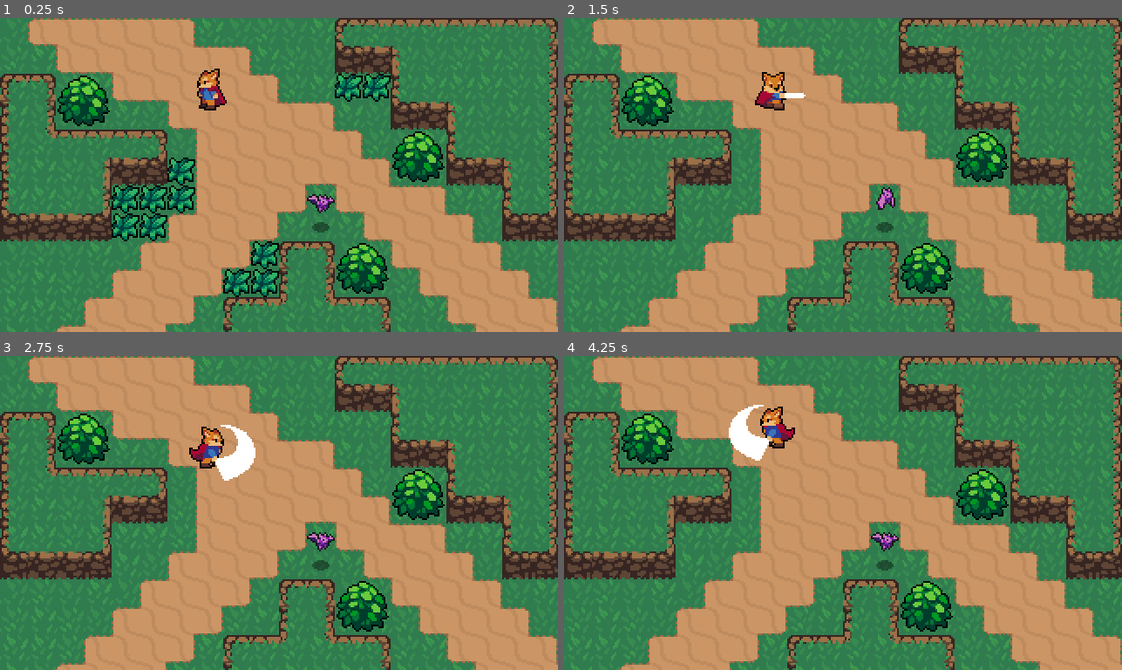
Above: before the commit, frames 1-4 (two rows, left to right).
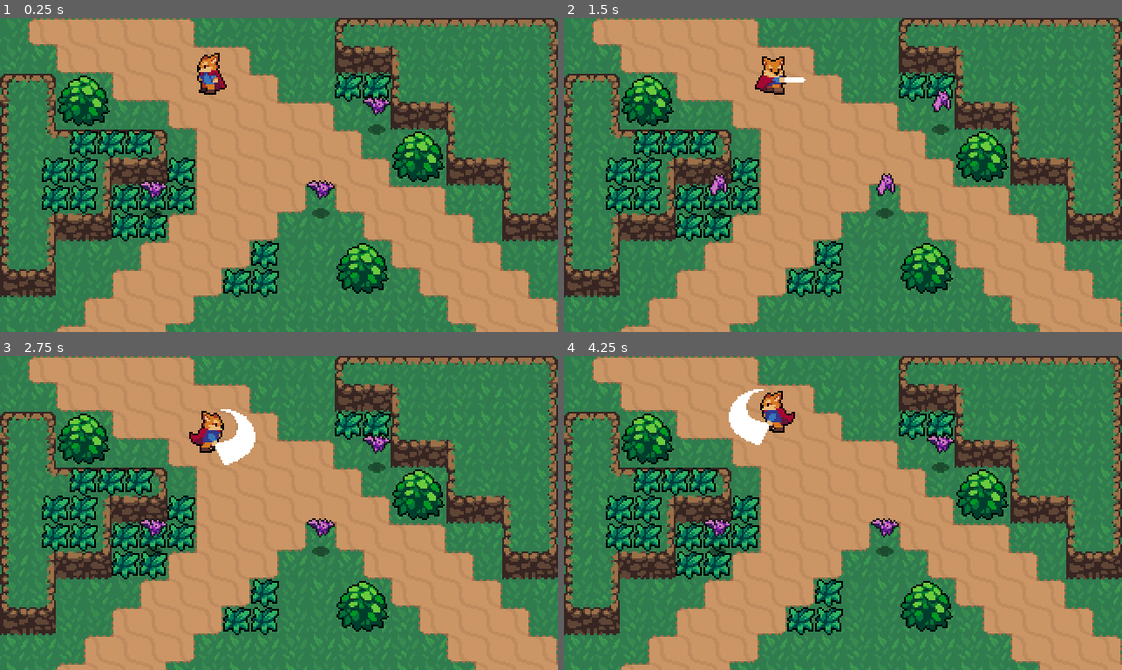
Above: after the commit, the same moments.

Repository: MSVP123/ActionRPG
Game: Godot game, scene res://World.tscn
Two runs of this game, one before a commit and one after it. Both use one fixed random seed, a clock stepped at 60 frames per second and the inputs below.
Inputs (mouse positions are in pixels of both pictures, inside the frame that each line leads up to):
- Up to frame 1 (0.25 s): no input
- Up to frame 2 (1.5 s): move the mouse to (965, 159) at 0.52 s; hold D (right) 0.53-1.28 s; hold Right mouse button (attack) 0.53-1.28 s; move the mouse to (731, 190) at 1.27 s; hold S (backwords) from 1.28 s (still down); right-click (731, 190) at 1.35 s
- Up to frame 3 (2.75 s): move the mouse to (334, 443) at 2.02 s; release S (backwords) at 2.03 s; hold D (right) from 2.03 s (still down); hold Right mouse button (attack) from 2.03 s (still down)
- Up to frame 4 (4.25 s): move the mouse to (815, 575) at 2.77 s; release D (right) at 2.78 s; release Right mouse button (attack) at 2.78 s; hold W (forward) 2.78-3.53 s; right-click (815, 575) at 2.85 s; move the mouse to (1010, 560) at 3.52 s; hold A (left) from 3.53 s (still down); hold Right mouse button (attack) from 3.53 s (still down)

The runs differ from the first frame. In frame 1, 7.3% of the frame differs, in the area x 0-70%, y 11-100%; in frame 2, 11%; in frame 3, 12%, in the area x 0-70%, y 16-100%; in frame 4, 12%.

Commit message:
Hit/Hurtboxes + Layers/Masks

Diff:
--- a/Enemies/Bat/Bat.gd
+++ b/Enemies/Bat/Bat.gd
@@ -6,5 +6,5 @@
 	knockBack = knockBack.move_toward(Vector2.ZERO, 250 * delta)
 	knockBack = move_and_slide(knockBack)
 
-func _on_hurtBox_area_entered(area):
+func _on_hurtBox_area_entered(_area):
 	knockBack = Vector2.RIGHT * 120
--- /dev/null
+++ b/Overlap/hitBox.tscn
@@ -0,0 +1,7 @@
+[gd_scene format=2]
+
+[node name="hitBox" type="Area2D"]
+collision_layer = 0
+collision_mask = 0
+
+[node name="CollisionShape2D" type="CollisionShape2D" parent="."]
--- /dev/null
+++ b/Overlap/hurtBox.tscn
@@ -0,0 +1,7 @@
+[gd_scene format=2]
+
+[node name="hurtBox" type="Area2D"]
+collision_layer = 0
+collision_mask = 0
+
+[node name="CollisionShape2D" type="CollisionShape2D" parent="."]
--- a/Player/Player.tscn
+++ b/Player/Player.tscn
@@ -1,26 +1,12 @@
-[gd_scene load_steps=40 format=2]
+[gd_scene load_steps=41 format=2]
 
 [ext_resource path="res://Player/player.gd" type="Script" id=1]
 [ext_resource path="res://Player/Player.png" type="Texture" id=2]
+[ext_resource path="res://Overlap/hitBox.tscn" type="PackedScene" id=3]
 
 [sub_resource type="CapsuleShape2D" id=1]
 radius = 4.0
 height = 2.0
-
-[sub_resource type="Animation" id=27]
-length = 0.001
-tracks/0/type = "value"
-tracks/0/path = NodePath("Sprite:frame")
-tracks/0/interp = 1
-tracks/0/loop_wrap = true
-tracks/0/imported = false
-tracks/0/enabled = true
-tracks/0/keys = {
-"times": PoolRealArray( 0 ),
-"transitions": PoolRealArray( 1 ),
-"update": 0,
-"values": [ 25 ]
-}
 
 [sub_resource type="Animation" id=26]
 resource_name = "attackDown"
@@ -52,6 +38,30 @@
 "method": "attack_animation_finished"
 } ]
 }
+tracks/2/type = "value"
+tracks/2/path = NodePath("HitBoxPiviot:rotation_degrees")
+tracks/2/interp = 1
+tracks/2/loop_wrap = true
+tracks/2/imported = false
+tracks/2/enabled = true
+tracks/2/keys = {
+"times": PoolRealArray( 0 ),
+"transitions": PoolRealArray( 1 ),
+"update": 0,
+"values": [ 90.0 ]
+}
+tracks/3/type = "value"
+tracks/3/path = NodePath("HitBoxPiviot/SwordHitBox/CollisionShape2D:disabled")
+tracks/3/interp = 1
+tracks/3/loop_wrap = true
+tracks/3/imported = false
+tracks/3/enabled = true
+tracks/3/keys = {
+"times": PoolRealArray( 0.1, 0.3 ),
+"transitions": PoolRealArray( 1, 1 ),
+"update": 1,
+"values": [ false, true ]
+}
 
 [sub_resource type="Animation" id=28]
 resource_name = "attackLeft"
@@ -83,6 +93,30 @@
 "method": "attack_animation_finished"
 } ]
 }
+tracks/2/type = "value"
+tracks/2/path = NodePath("HitBoxPiviot:rotation_degrees")
+tracks/2/interp = 1
+tracks/2/loop_wrap = true
+tracks/2/imported = false
+tracks/2/enabled = true
+tracks/2/keys = {
+"times": PoolRealArray( 0 ),
+"transitions": PoolRealArray( 1 ),
+"update": 0,
+"values": [ 180.0 ]
+}
+tracks/3/type = "value"
+tracks/3/path = NodePath("HitBoxPiviot/SwordHitBox/CollisionShape2D:disabled")
+tracks/3/interp = 1
+tracks/3/loop_wrap = true
+tracks/3/imported = false
+tracks/3/enabled = true
+tracks/3/keys = {
+"times": PoolRealArray( 0.1, 0.3 ),
+"transitions": PoolRealArray( 1, 1 ),
+"update": 1,
+"values": [ false, true ]
+}
 
 [sub_resource type="Animation" id=29]
 resource_name = "attackRight"
@@ -114,6 +148,30 @@
 "method": "attack_animation_finished"
 } ]
 }
+tracks/2/type = "value"
+tracks/2/path = NodePath("HitBoxPiviot:rotation_degrees")
+tracks/2/interp = 1
+tracks/2/loop_wrap = true
+tracks/2/imported = false
+tracks/2/enabled = true
+tracks/2/keys = {
+"times": PoolRealArray( 0 ),
+"transitions": PoolRealArray( 1 ),
+"update": 0,
+"values": [ 0.0 ]
+}
+tracks/3/type = "value"
+tracks/3/path = NodePath("HitBoxPiviot/SwordHitBox/CollisionShape2D:disabled")
+tracks/3/interp = 1
+tracks/3/loop_wrap = true
+tracks/3/imported = false
+tracks/3/enabled = true
+tracks/3/keys = {
+"times": PoolRealArray( 0.1, 0.3 ),
+"transitions": PoolRealArray( 1, 1 ),
+"update": 1,
+"values": [ false, true ]
+}
 
 [sub_resource type="Animation" id=30]
 resource_name = "attackUp"
@@ -144,6 +202,30 @@
 "args": [  ],
 "method": "attack_animation_finished"
 } ]
+}
+tracks/2/type = "value"
+tracks/2/path = NodePath("HitBoxPiviot:rotation_degrees")
+tracks/2/interp = 1
+tracks/2/loop_wrap = true
+tracks/2/imported = false
+tracks/2/enabled = true
+tracks/2/keys = {
+"times": PoolRealArray( 0 ),
+"transitions": PoolRealArray( 1 ),
+"update": 0,
+"values": [ 270.0 ]
+}
+tracks/3/type = "value"
+tracks/3/path = NodePath("HitBoxPiviot/SwordHitBox/CollisionShape2D:disabled")
+tracks/3/interp = 1
+tracks/3/loop_wrap = true
+tracks/3/imported = false
+tracks/3/enabled = true
+tracks/3/keys = {
+"times": PoolRealArray( 0.1, 0.3 ),
+"transitions": PoolRealArray( 1, 1 ),
+"update": 1,
+"values": [ false, true ]
 }
 
 [sub_resource type="Animation" id=10]
@@ -378,25 +460,26 @@
 
 [sub_resource type="AnimationNodeStateMachinePlayback" id=13]
 
+[sub_resource type="CapsuleShape2D" id=40]
+radius = 14.0
+height = 12.0
+
 [node name="Player" type="KinematicBody2D"]
-position = Vector2( 0, -13 )
+collision_layer = 2
 script = ExtResource( 1 )
-__meta__ = {
-"_edit_group_": true
-}
 
 [node name="Sprite" type="Sprite" parent="."]
+position = Vector2( 0, -9 )
 texture = ExtResource( 2 )
 hframes = 60
-frame = 25
+frame = 24
 
 [node name="CollisionShape2D" type="CollisionShape2D" parent="."]
-position = Vector2( 0, 9 )
+position = Vector2( 0, 1 )
 rotation = 1.5708
 shape = SubResource( 1 )
 
 [node name="AnimationPlayer" type="AnimationPlayer" parent="."]
-anims/RESET = SubResource( 27 )
 anims/attackDown = SubResource( 26 )
 anims/attackLeft = SubResource( 28 )
 anims/attackRight = SubResource( 29 )
@@ -417,3 +500,20 @@
 parameters/Attack/blend_position = Vector2( 0, 0 )
 parameters/Idle/blend_position = Vector2( 0, 0 )
 parameters/Run/blend_position = Vector2( 0, 0 )
+
+[node name="HitBoxPiviot" type="Position2D" parent="."]
+position = Vector2( 0, -2 )
+__meta__ = {
+"_gizmo_extents_": 8.0
+}
+
+[node name="SwordHitBox" parent="HitBoxPiviot" instance=ExtResource( 3 )]
+position = Vector2( 15, -17 )
+collision_mask = 16
+
+[node name="CollisionShape2D" parent="HitBoxPiviot/SwordHitBox" index="0"]
+position = Vector2( -4, 15 )
+shape = SubResource( 40 )
+disabled = true
+
+[editable path="HitBoxPiviot/SwordHitBox"]
--- a/World.tscn
+++ b/World.tscn
@@ -567,14 +567,16 @@
 [node name="DirtTileMap" type="TileMap" parent="."]
 tile_set = SubResource( 1 )
 cell_size = Vector2( 16, 16 )
+collision_mask = 0
 format = 1
 tile_data = PoolIntArray( 1, 0, 196608, 2, 0, 6, 3, 0, 1, 4, 0, 1, 5, 0, 1, 6, 0, 2, 65538, 0, 131072, 65539, 0, 131073 …(1531 unchanged characters)…
 
 [node name="CliffTileMap" type="TileMap" parent="."]
 tile_set = SubResource( 2 )
 cell_size = Vector2( 32, 32 )
+collision_mask = 0
 format = 1
-tile_data = PoolIntArray( 6, 0, 196608, 7, 0, 6, 8, 0, 1, 9, …(132 unchanged characters)… 0, 131072, 131081, 0, 65543, 196608, 0, 131072, 196609, 0, 131074, 196617, 0, 131075, 262149, 0, 3, 327684, 0, 0, 327685, 0, 131080, 327686, 0, 2, 393219, 0, 196608, 393220, 0, 196614, 393221, 0, 131073, 393222, 0, 131074 )
+tile_data = PoolIntArray( 6, 0, 196608, 7, 0, 6, 8, 0, 1, 9, …(132 unchanged characters)… 0, 131072, 131081, 0, 65543, 196608, 0, 65540, 196609, 0, 131074, 196617, 0, 131075, 262144, 0, 131075 )
 
 [node name="YSort" type="YSort" parent="."]
 
@@ -583,47 +585,78 @@
 
 [node name="Greenery" type="YSort" parent="YSort"]
 
-[node name="Bush" parent="YSort/Greenery" instance=ExtResource( 3 )]
+[node name="Grass17" type="YSort" parent="YSort/Greenery"]
+
+[node name="Grass" parent="YSort/Greenery/Grass17" instance=ExtResource( 6 )]
+position = Vector2( 128, 144 )
+
+[node name="Grass2" parent="YSort/Greenery/Grass17" instance=ExtResource( 6 )]
+position = Vector2( 144, 144 )
+
+[node name="Grass3" parent="YSort/Greenery/Grass17" instance=ExtResource( 6 )]
+position = Vector2( 144, 128 )
+
+[node name="Grass4" parent="YSort/Greenery/Grass17" instance=ExtResource( 6 )]
+position = Vector2( 96, 80 )
+
+[node name="Grass5" parent="YSort/Greenery/Grass17" instance=ExtResource( 6 )]
+position = Vector2( 96, 96 )
+
+[node name="Grass6" parent="YSort/Greenery/Grass17" instance=ExtResource( 6 )]
+position = Vector2( 80, 96 )
+
+[node name="Grass7" parent="YSort/Greenery/Grass17" instance=ExtResource( 6 )]
+position = Vector2( 64, 96 )
+
+[node name="Grass8" parent="YSort/Greenery/Grass17" instance=ExtResource( 6 )]
+position = Vector2( 64, 112 )
+
+[node name="Grass9" parent="YSort/Greenery/Grass17" instance=ExtResource( 6 )]
+position = Vector2( 80, 112 )
+
+[node name="Grass10" parent="YSort/Greenery/Grass17" instance=ExtResource( 6 )]
+position = Vector2( 208, 32 )
+
+[node name="Grass11" parent="YSort/Greenery/Grass17" instance=ExtResource( 6 )]
+position = Vector2( 192, 32 )
+
+[node name="Grass12" parent="YSort/Greenery/Grass17" instance=ExtResource( 6 )]
+position = Vector2( 40, 96 )
+
+[node name="Grass13" parent="YSort/Greenery/Grass17" instance=ExtResource( 6 )]
+position = Vector2( 24, 96 )
+
+[node name="Grass14" parent="YSort/Greenery/Grass17" instance=ExtResource( 6 )]
+position = Vector2( 24, 80 )
+
+[node name="Grass15" parent="YSort/Greenery/Grass17" instance=ExtResource( 6 )]
+position = Vector2( 40, 80 )
+
+[node name="Grass16" parent="YSort/Greenery/Grass17" instance=ExtResource( 6 )]
+position = Vector2( 40, 64 )
+
+[node name="Grass18" parent="YSort/Greenery/Grass17" instance=ExtResource( 6 )]
+position = Vector2( 56, 64 )
+
+[node name="Grass19" parent="YSort/Greenery/Grass17" instance=ExtResource( 6 )]
+position = Vector2( 72, 64 )
+
+[node name="bush" type="YSort" parent="YSort/Greenery"]
+
+[node name="Bush" parent="YSort/Greenery/bush" instance=ExtResource( 3 )]
 position = Vector2( 240, 80 )
 
-[node name="Bush2" parent="YSort/Greenery" instance=ExtResource( 3 )]
+[node name="Bush2" parent="YSort/Greenery/bush" instance=ExtResource( 3 )]
 position = Vector2( 208, 144 )
 
-[node name="Bush3" parent="YSort/Greenery" instance=ExtResource( 3 )]
+[node name="Bush3" parent="YSort/Greenery/bush" instance=ExtResource( 3 )]
 position = Vector2( 48, 48 )
 
-[node name="Grass" parent="YSort/Greenery" instance=ExtResource( 6 )]
-position = Vector2( 128, 144 )
-
-[node name="Grass2" parent="YSort/Greenery" instance=ExtResource( 6 )]
-position = Vector2( 144, 144 )
-
-[node name="Grass3" parent="YSort/Greenery" instance=ExtResource( 6 )]
-position = Vector2( 144, 128 )
-
-[node name="Grass4" parent="YSort/Greenery" instance=ExtResource( 6 )]
-position = Vector2( 96, 80 )
-
-[node name="Grass5" parent="YSort/Greenery" instance=ExtResource( 6 )]
-position = Vector2( 96, 96 )
-
-[node name="Grass6" parent="YSort/Greenery" instance=ExtResource( 6 )]
-position = Vector2( 80, 96 )
-
-[node name="Grass7" parent="YSort/Greenery" instance=ExtResource( 6 )]
-position = Vector2( 64, 96 )
-
-[node name="Grass8" parent="YSort/Greenery" instance=ExtResource( 6 )]
-position = Vector2( 64, 112 )
-
-[node name="Grass9" parent="YSort/Greenery" instance=ExtResource( 6 )]
-position = Vector2( 80, 112 )
-
-[node name="Grass10" parent="YSort/Greenery" instance=ExtResource( 6 )]
-position = Vector2( 208, 32 )
-
-[node name="Grass11" parent="YSort/Greenery" instance=ExtResource( 6 )]
-position = Vector2( 192, 32 )
-
-[node name="Bat" parent="." instance=ExtResource( 7 )]
-position = Vector2( 184, 120 )
+[node name="Bat" parent="YSort" instance=ExtResource( 7 )]
+position = Vector2( 184, 112 )
+
+[node name="Bat2" parent="YSort" instance=ExtResource( 7 )]
+position = Vector2( 216, 64 )
+
+[node name="Bat3" parent="YSort" instance=ExtResource( 7 )]
+position = Vector2( 88, 112 )
--- a/World/Grass/Grass.gd
+++ b/World/Grass/Grass.gd
@@ -1,12 +1,13 @@
-
-
 extends Node2D
 
-func _process(_delta):
-	if Input.is_action_just_pressed("attack"):
-		var GrassEffect = load("res://Effects/Grass/grassEffect.tscn")
-		var grassEffect = GrassEffect.instance()
-		var world = get_tree().current_scene
-		world.add_child(grassEffect)
-		grassEffect.global_position = global_position
-		queue_free()
+func create_grass_effect():
+	var GrassEffect = load("res://Effects/Grass/grassEffect.tscn")
+	var grassEffect = GrassEffect.instance()
+	var world = get_tree().current_scene
+	world.add_child(grassEffect)
+	grassEffect.global_position = global_position
+	queue_free()
+
+func _on_hurtBox_area_entered(area):
+	create_grass_effect()
+	queue_free()
--- a/World/Grass/Grass.tscn
+++ b/World/Grass/Grass.tscn
@@ -1,7 +1,11 @@
-[gd_scene load_steps=3 format=2]
+[gd_scene load_steps=5 format=2]
 
 [ext_resource path="res://World/Grass/Grass.gd" type="Script" id=1]
 [ext_resource path="res://World/Grass/Grass.png" type="Texture" id=2]
+[ext_resource path="res://Overlap/hurtBox.tscn" type="PackedScene" id=3]
+
+[sub_resource type="RectangleShape2D" id=1]
+extents = Vector2( 6, 6 )
 
 [node name="Grass" type="Node2D"]
 script = ExtResource( 1 )
@@ -10,3 +14,14 @@
 texture = ExtResource( 2 )
 centered = false
 offset = Vector2( -8, -8 )
+
+[node name="hurtBox" parent="." instance=ExtResource( 3 )]
+collision_layer = 16
+
+[node name="CollisionShape2D" parent="hurtBox" index="0"]
+position = Vector2( 8, 8 )
+shape = SubResource( 1 )
+
+[connection signal="area_entered" from="hurtBox" to="." method="_on_hurtBox_area_entered"]
+
+[editable path="hurtBox"]
--- a/project.godot
+++ b/project.godot
@@ -91,7 +91,7 @@
 2d_physics/layer_2="Player"
 2d_physics/layer_3="Enemy"
 2d_physics/layer_4="PlayerHurtBox"
-2d_physics/layer_5="EnemuHurtBox"
+2d_physics/layer_5="EnemyHurtBox"
 
 [physics]
 
